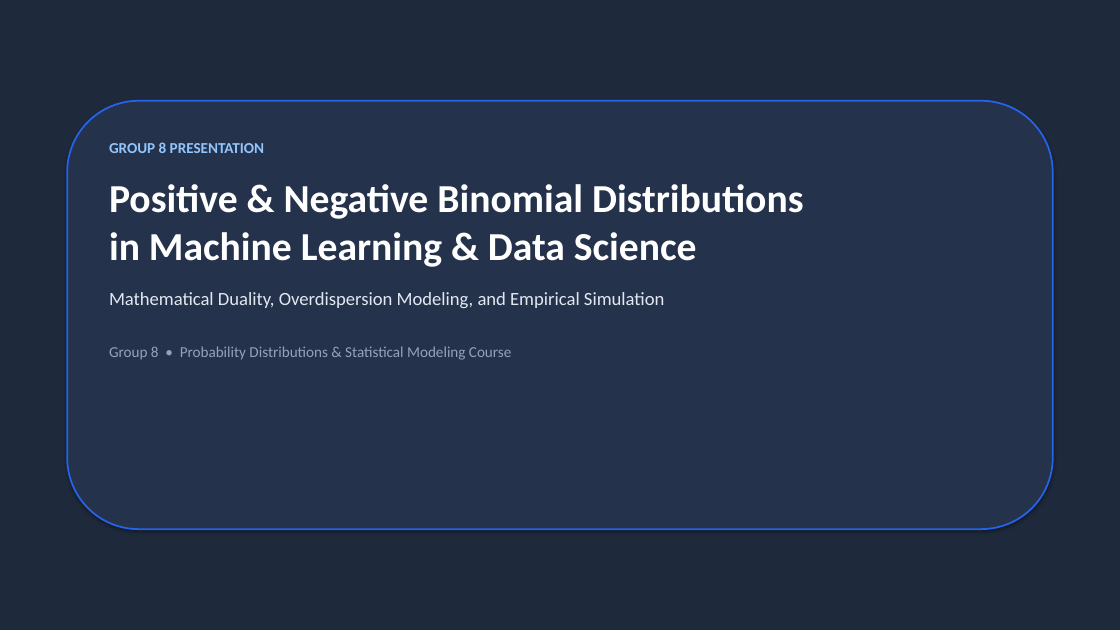
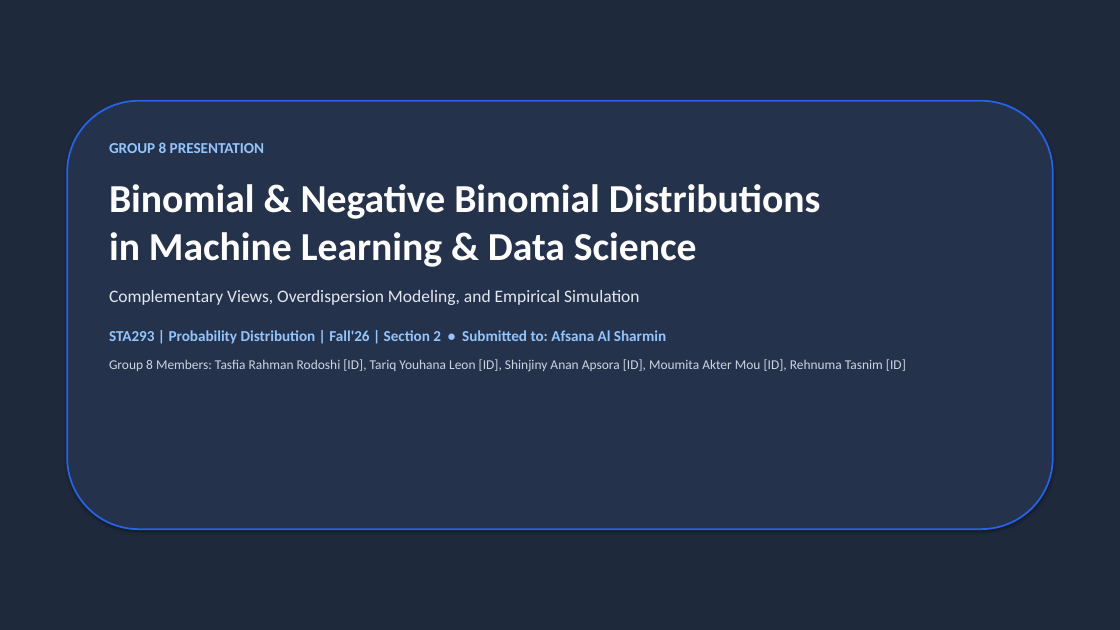
Before and after one commit to TariqYouhana/stat-probability-distributions-ml, a slide deck: slide 1 of slides.pptx. Drawn at 1120x630 pixels with LibreOffice and Linux fonts; fonts in the diff are those of the drawing. Boxes give left, top, right and bottom in pixels: in the first picture for what was removed or moved away, otherwise in the second. Text is boxed around its words. In the diff, an @@ line names an element or a change of style, - is before the commit and + after.

Commit message:
Apply rubric fixes: pooled A/B test, CDF median, Binomial naming, NB mechanism, title & citations

```diff
--- a/slides.pptx
+++ b/slides.pptx
@@ text at (x1=109, y1=184, x2=906, y2=372): text changed; size 34 to 11.5 pt; text colour #FFFFFF to #CBD5E1 @@
-Positive & Negative Binomial Distributions
-in Machine Learning & Data Science
-Mathematical Duality, Overdispersion Modeling, and Empirical Simulation
-Group 8 • Probability Distributions & Statistical Modeling Course
+Binomial & Negative Binomial Distributions
+in Machine Learning & Data Science
+Complementary Views, Overdispersion Modeling, and Empirical Simulation
+STA293 | Probability Distribution | Fall'26 | Section 2 • Submitted to: Afsana Al Sharmin
+Group 8 Members: Tasfia Rahman Rodoshi [ID], Tariq Youhana Leon [ID], Shinjiny Anan Apsora [ID], Moumita Akter Mou [ID], Rehnuma Tasnim [ID]
```
Also in this commit, not shown: 9 other slides changed, 11 other files.
